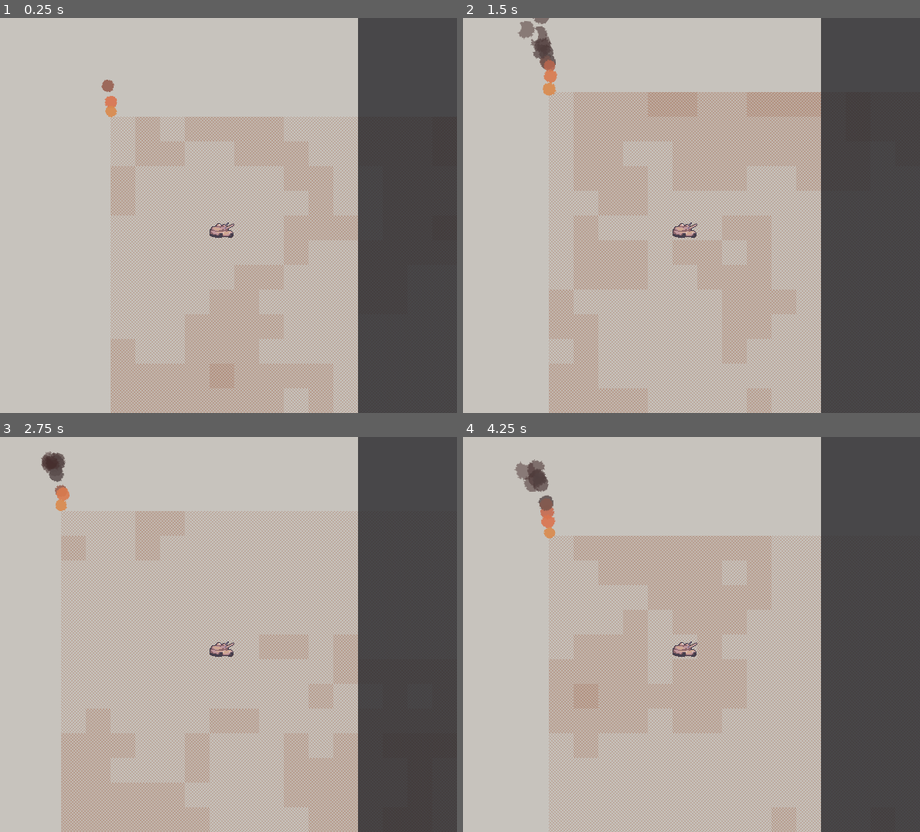
Above: before the commit, frames 1-4 (two rows, left to right).
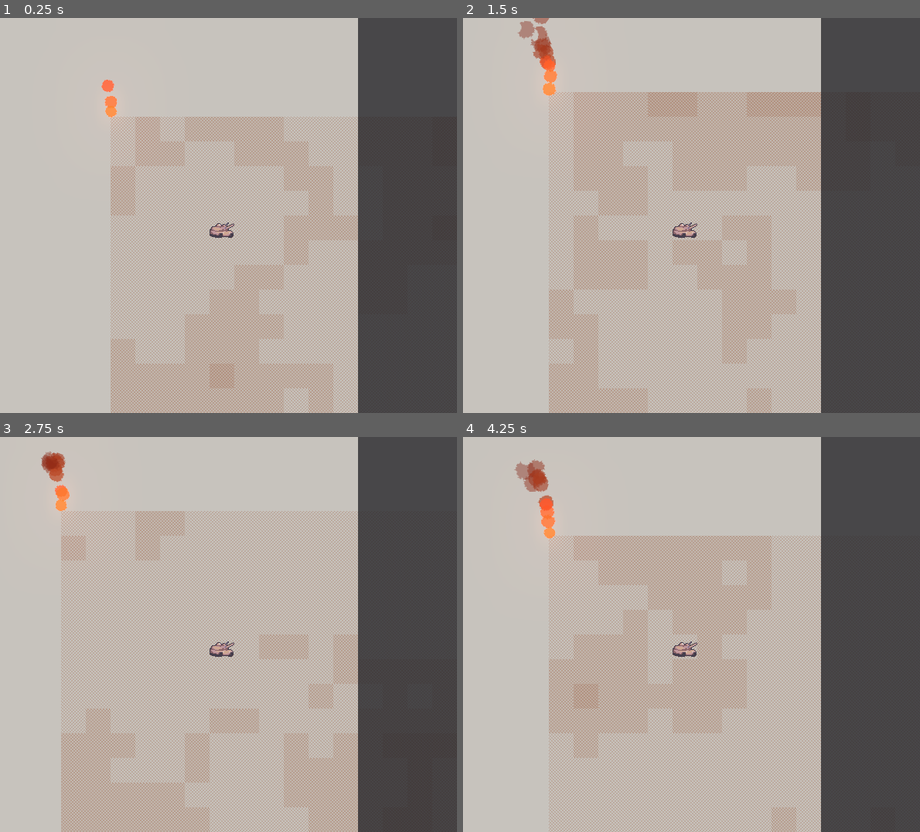
Above: after the commit, the same moments.

Repository: scarf005/orca-class
Game: Godot game, scene res://scene/World.tscn
The game is run twice, just before and just after one commit, with the same random seed, the same clock (stepped at 60 frames per second) and the same inputs.
Inputs (mouse positions are in pixels of both pictures, inside the frame that each line leads up to):
- Up to frame 1 (0.25 s): no input
- Up to frame 2 (1.5 s): tap Enter at 0.5 s; move the mouse to (782, 195) at 0.52 s; hold Right (ui_right) 0.53-1.28 s; tap R at 0.6, 1.35 s; move the mouse to (572, 235) at 1.27 s; hold Down (ui_down) from 1.28 s (still down)
- Up to frame 3 (2.75 s): move the mouse to (260, 547) at 2.02 s; release Down (ui_down) at 2.03 s; hold Right (ui_right) from 2.03 s (still down); tap R at 2.1 s
- Up to frame 4 (4.25 s): move the mouse to (645, 713) at 2.77 s; release Right (ui_right) at 2.78 s; hold Up (ui_up) 2.78-3.53 s; tap R at 2.85, 3.6 s; move the mouse to (819, 693) at 3.52 s; hold Left (ui_left) from 3.53 s (still down)

The runs differ from the first frame. In frame 1, 0.2% of the frame differs, in the area x 22-26%, y 15-26%; in frame 2, 0.7%; in frame 3, 0.5%; in frame 4, 0.7%, in the area x 11-21%, y 5-26%.

Commit message:
feat: :sparkles: postprocess glow

Diff:
--- a/scene/World.tscn
+++ b/scene/World.tscn
@@ -8,6 +8,11 @@
 [ext_resource path="res://scene/Player.gd" type="Script" id=6]
 [ext_resource path="res://RocketTrail.tscn" type="PackedScene" id=7]
 [ext_resource path="res://scene/World.gd" type="Script" id=8]
+
+[sub_resource type="Environment" id=3]
+background_mode = 4
+glow_enabled = true
+glow_hdr_threshold = 1.5
 
 [sub_resource type="DynamicFont" id=1]
 font_data = ExtResource( 4 )
@@ -35,13 +40,11 @@
 0/shapes = [  ]
 0/z_index = 0
 
-[sub_resource type="Environment" id=3]
-glow_enabled = true
-glow_bloom = 1.0
-glow_hdr_threshold = 0.0
-
 [node name="World" type="Node2D"]
 script = ExtResource( 8 )
+
+[node name="WorldEnvironment" type="WorldEnvironment" parent="."]
+environment = SubResource( 3 )
 
 [node name="UI" type="CanvasLayer" parent="."]
 
@@ -86,10 +89,8 @@
 [node name="Camera2D" type="Camera2D" parent="Player"]
 current = true
 
-[node name="WorldEnvironment" type="WorldEnvironment" parent="."]
-environment = SubResource( 3 )
-
-[node name="RocketTrail" parent="WorldEnvironment" instance=ExtResource( 7 )]
+[node name="Fire" parent="." instance=ExtResource( 7 )]
+modulate = Color( 2, 0.901961, 0.478431, 0.85098 )
 position = Vector2( 320, 384 )
 amount = 12
 speed_scale = 1.0
